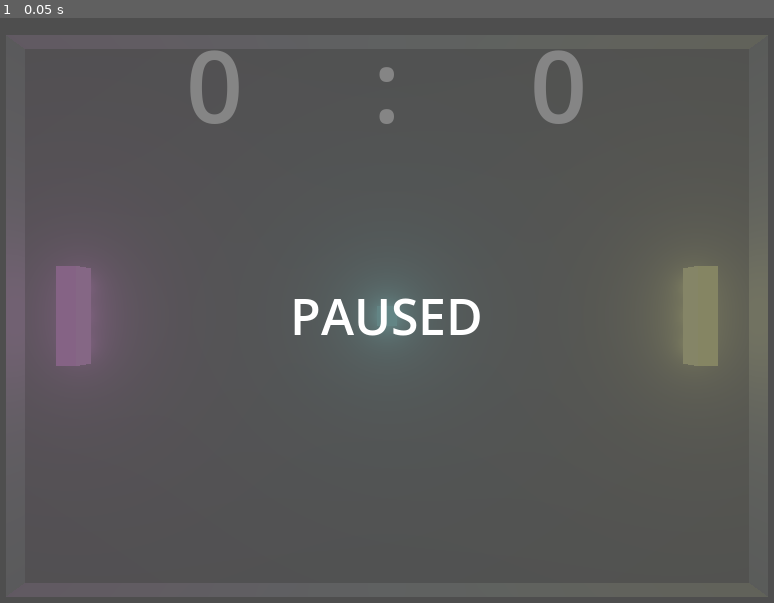
Above: before the commit, frame 1.
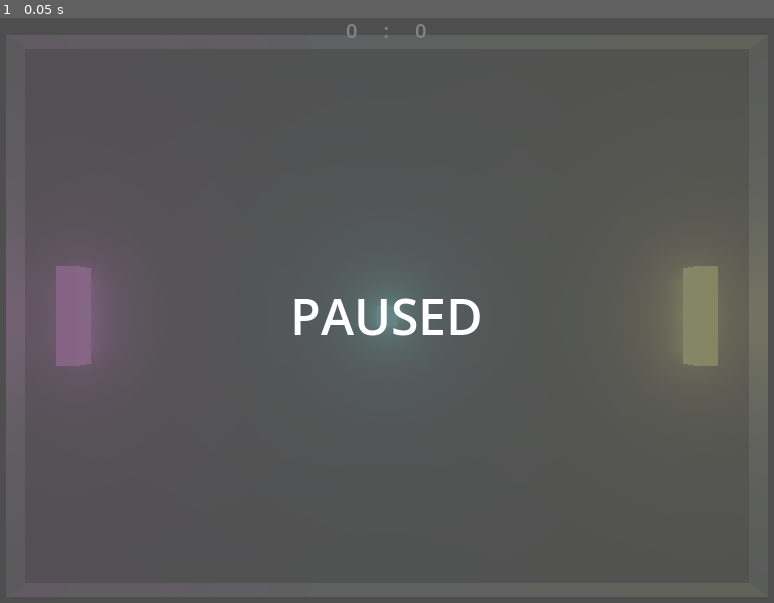
Above: after the commit, the same moment.

Repository: Amproids/Godot_Pong
Game: Godot game, scene res://Game_Scene.tscn
The game is run twice, just before and just after one commit, with the same random seed, the same clock (stepped at 60 frames per second) and the same inputs.
Inputs:
- Up to frame 1 (0.05 s): no input

The runs differ from the first frame. In frame 1, 0.9% of the frame differs, in the area x 24-76%, y 1-19%.

Commit message:
Added crude ball bouce system for paddles.

Diff:
--- a/Game_Scene.gd
+++ b/Game_Scene.gd
@@ -3,6 +3,8 @@
 var player1Score
 var player2Score
 var ballZ
+var player1Position = Vector3(0, 0, 0)
+var player2Position = Vector3(0, 0, 0)
 
 func _ready():
 	gameState = 0
--- a/Scripts/Ball.gd
+++ b/Scripts/Ball.gd
@@ -11,3 +11,13 @@
 		var collisionInfo = move_and_collide(velocity * delta)
 		if collisionInfo:
 			velocity = velocity.bounce(collisionInfo.get_normal())
+			var DistanceToPlayer1 = GameScene.player1Position - position
+			var DistanceToPlayer2 = GameScene.player2Position - position
+			if abs(DistanceToPlayer1[0]) < 2 and abs(DistanceToPlayer1[2]) < 3:
+				velocity.z = -DistanceToPlayer1[2]*5
+				print("bounced off player 1")
+			if abs(DistanceToPlayer2[0]) < 2 and abs(DistanceToPlayer2[2]) < 3:
+				velocity.z = -DistanceToPlayer2[2]*5
+				print("bounced off player 2")
+			GameScene.player1Score = DistanceToPlayer1
+			GameScene.player2Score = DistanceToPlayer2
--- a/Scripts/Player1.gd
+++ b/Scripts/Player1.gd
@@ -3,6 +3,7 @@
 
 func _physics_process(delta):
 	if GameScene.gameState:
+		GameScene.player1Position = position
 		var direction = Vector3.ZERO
 		if Input.is_action_pressed("player1_move_up"):
 			direction.z -= 1
--- a/Scripts/Player2.gd
+++ b/Scripts/Player2.gd
@@ -3,6 +3,7 @@
 
 func _physics_process(delta):
 	if GameScene.gameState:
+		GameScene.player2Position = position
 		var direction = Vector3.ZERO
 		if Input.is_action_pressed("player2_move_up"):
 			direction.z -= 1
--- a/UI/UI_Menu.tscn
+++ b/UI/UI_Menu.tscn
@@ -7,7 +7,7 @@
 font_size = 50
 
 [sub_resource type="LabelSettings" id="LabelSettings_i83ab"]
-font_size = 100
+font_size = 20
 
 [node name="UI_Menu" type="Node2D"]
 
